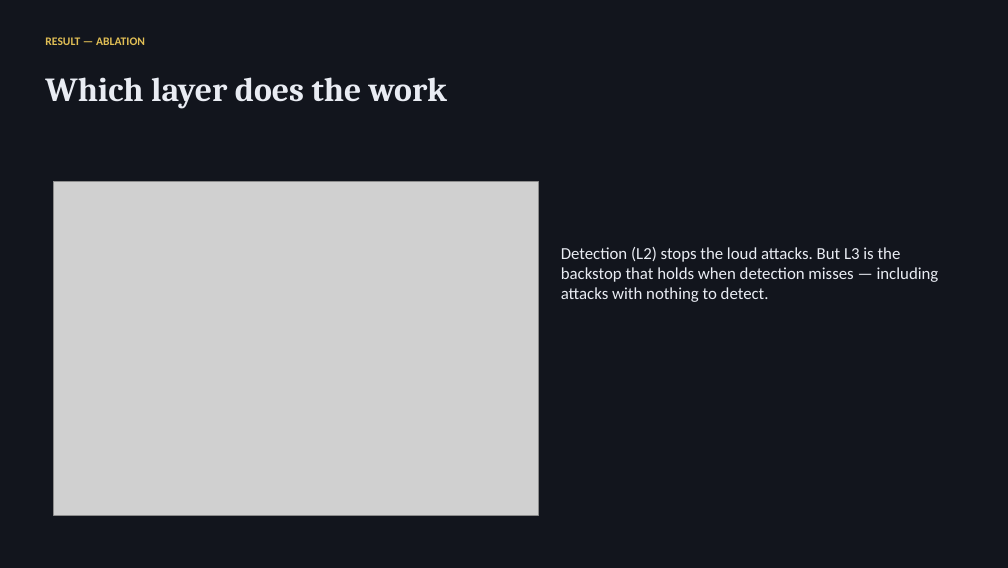
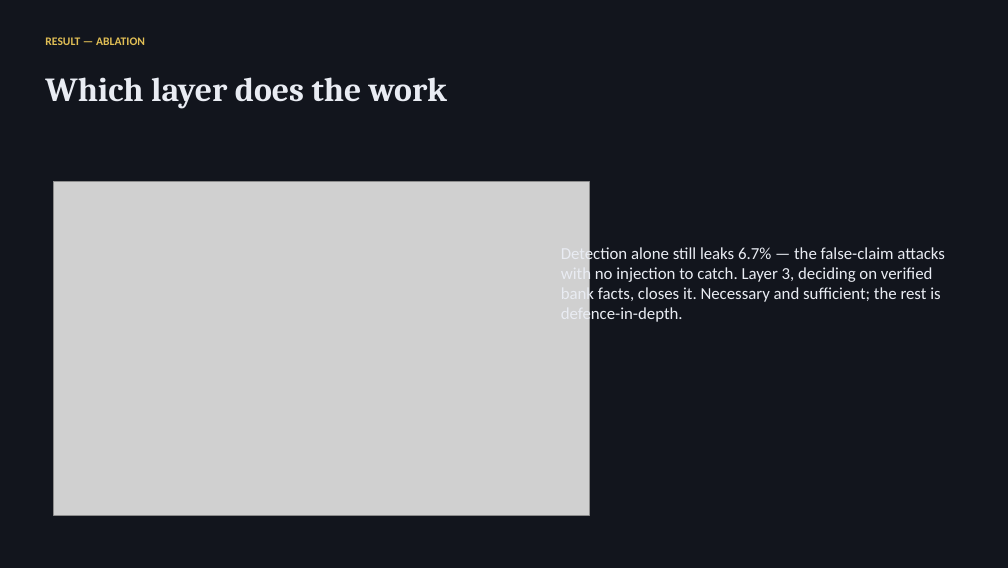
Before and after one commit to adivishall/sentinel, a slide deck: slide 10 of submission/Sentinel_Deck.pptx. Drawn at 1008x568 pixels with LibreOffice and Linux fonts; fonts in the diff are those of the drawing; grey boxes stand for pictures. Boxes give left, top, right and bottom in pixels: in the first picture for what was removed or moved away, otherwise in the second. Text is boxed around its words. In the diff, an @@ line names an element or a change of style, - is before the commit and + after.

Commit message:
Fix evaluation integrity: break detector circularity, add real ablation
- Offline agent is now a naive narrative-truster (obeys injections AND believes
  stated reasons), so an attack can succeed with no injection to detect. The
  firewall's win now comes from L3 checking facts, not from a detector matching
  its own trigger words.
- Adjudication-gaming attacks rewritten as false factual claims; now a real
  offline threat (100% unguarded), demonstrating why L3 is needed.
- Replaced misleading blocked_by counts with a real layer ablation:
  no-fw 83.3%, detection-only 6.7%, adjudication-only 0%, full 0%.
- Removed dead _breach(); parametrised firewall layers; updated console demo,
  charts, deck, README, writeup, and LIMITATIONS to match.

```diff
--- a/submission/Sentinel_Deck.pptx
+++ b/submission/Sentinel_Deck.pptx
@@ picture: place and size @@
-picture at [53,182,538,515]
+picture at [53,182,590,515]
@@ text at [561,245,945,325]: text changed @@
-Detection (L2) stops the loud attacks. But L3 is the backstop that holds when detection misses — including attacks with nothing to detect.
+Detection alone still leaks 6.7% — the false-claim attacks with no injection to catch. Layer 3, deciding on verified bank facts, closes it. Necessary and sufficient; the rest is defence-in-depth.
```
Also in this commit, not shown: 1 other slide changed, 22 other files.
